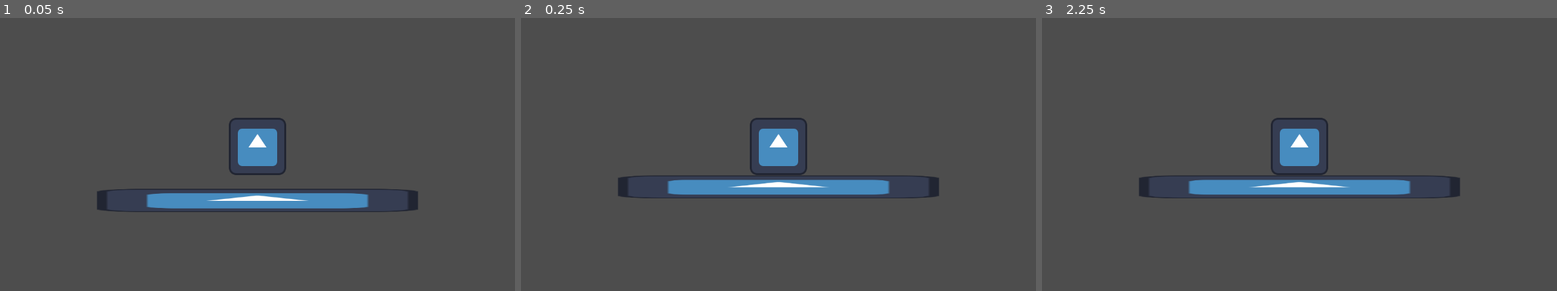
Above: before the commit, frames 1-3 (left to right).
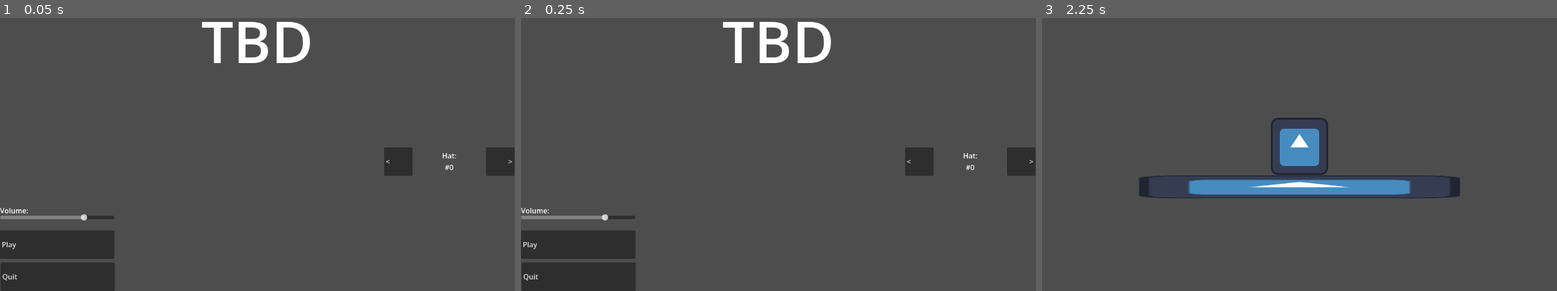
Above: after the commit, the same moments.

Repository: IncrediblyCreativeUsername/Team-Indecisive-Cutthroat-2026
Game: Godot game, scene res://UI/MainMenu.tscn
Two runs of this game, one before a commit and one after it. Both use one fixed random seed, a clock stepped at 60 frames per second and the inputs below. Before the commit the project starts from res://Game/Game.tscn. The engine's default icon, where the game draws it, is replaced by a stand-in: a white triangle on a blue panel in a dark square.
Inputs (mouse positions are in pixels of both pictures, inside the frame that each line leads up to):
- Up to frame 1 (0.05 s): no input
- Up to frame 2 (0.25 s): no input
- Up to frame 3 (2.25 s): click (1541, 162) at 0.5 s, where only the run after the commit has a clickable ">"; click (1438, 162) at 1.25 s, where only the run after the commit has a clickable "<"; click (1098, 244) at 2 s, where only the run after the commit has a clickable "Play"

The runs differ from the first frame. In frame 1, 12% of the frame differs, in the area x 0-100%, y 1-100%; in frame 2, 12%; in frame 3, nothing differs.

Commit message:
Hat switching and play button
Added menu buttons for changing hat, removed test_scene, "Play" now opens game, main menu is now main scene

Diff:
--- a/UI/MainMenu.tscn
+++ b/UI/MainMenu.tscn
@@ -18,6 +18,22 @@
 offset_right = 256.0
 offset_bottom = 576.0
 text = "Play"
+alignment = 0
+
+[node name="NextHat" type="Button" parent="." unique_id=920197589]
+offset_left = 1087.0
+offset_top = 326.0
+offset_right = 1151.0
+offset_bottom = 390.0
+text = ">"
+alignment = 2
+
+[node name="PrevHat" type="Button" parent="." unique_id=881421806]
+offset_left = 859.0
+offset_top = 326.0
+offset_right = 923.0
+offset_bottom = 390.0
+text = "<"
 alignment = 0
 
 [node name="Quit" type="Button" parent="." unique_id=675368216]
@@ -45,6 +61,18 @@
 stream = ExtResource("2_b37jj")
 autoplay = true
 
+[node name="HatNumLabel" type="Label" parent="." unique_id=1800883115]
+offset_left = 924.0
+offset_top = 326.0
+offset_right = 1087.0
+offset_bottom = 390.0
+text = "Hat:
+#0"
+horizontal_alignment = 1
+vertical_alignment = 1
+
 [connection signal="pressed" from="Play" to="." method="_on_play_pressed"]
+[connection signal="pressed" from="NextHat" to="." method="_on_next_hat_pressed"]
+[connection signal="pressed" from="PrevHat" to="." method="_on_prev_hat_pressed"]
 [connection signal="pressed" from="Quit" to="." method="_on_quit_pressed"]
 [connection signal="value_changed" from="Volume Slider" to="." method="_on_volume_slider_value_changed"]
--- a/UI/main_menu.gd
+++ b/UI/main_menu.gd
@@ -1,6 +1,6 @@
 extends Node2D
 
-
+@onready var hatLabel := $HatNumLabel
 
 func _on_play_pressed() -> void:
 	get_tree().change_scene_to_file(Globals.gameScene)
@@ -14,3 +14,17 @@
 	else:
 		AudioServer.set_bus_mute(AudioServer.get_bus_index("Master"), false)
 		AudioServer.set_bus_volume_db(AudioServer.get_bus_index("Master"), (value-75)/5)
+
+func _on_prev_hat_pressed() -> void:
+	if Globals.playerHatNum == 0:
+		Globals.playerHatNum = Globals.hatCount-1
+	else:
+		Globals.playerHatNum -= 1
+	hatLabel.text = "Hat:\n#" + str(Globals.playerHatNum)
+
+func _on_next_hat_pressed() -> void:
+	if Globals.playerHatNum == Globals.hatCount-1:
+		Globals.playerHatNum = 0
+	else:
+		Globals.playerHatNum += 1
+	hatLabel.text = "Hat:\n#" + str(Globals.playerHatNum)
--- a/globals.gd
+++ b/globals.gd
@@ -1,3 +1,5 @@
 extends Node
 
-var gameScene := "Insert game scene here"
+var gameScene := "res://Game/Game.tscn"
+var playerHatNum := 0
+var hatCount := 3
--- a/project.godot
+++ b/project.godot
@@ -11,7 +11,7 @@
 [application]
 
 config/name="Team Indecisive Cutthroat 2026"
-run/main_scene="uid://btd58e564v10x"
+run/main_scene="uid://duqm4gm0oack8"
 config/features=PackedStringArray("4.6", "Forward Plus")
 config/icon="res://Art/Placeholder/icon.svg"
 
--- a/test_scene.tscn
+++ /dev/null
@@ -1,3 +0,0 @@
-[gd_scene format=3 uid="uid://b8yjpeltj7w3"]
-
-[node name="Node2D" type="Node2D" unique_id=232708717]
